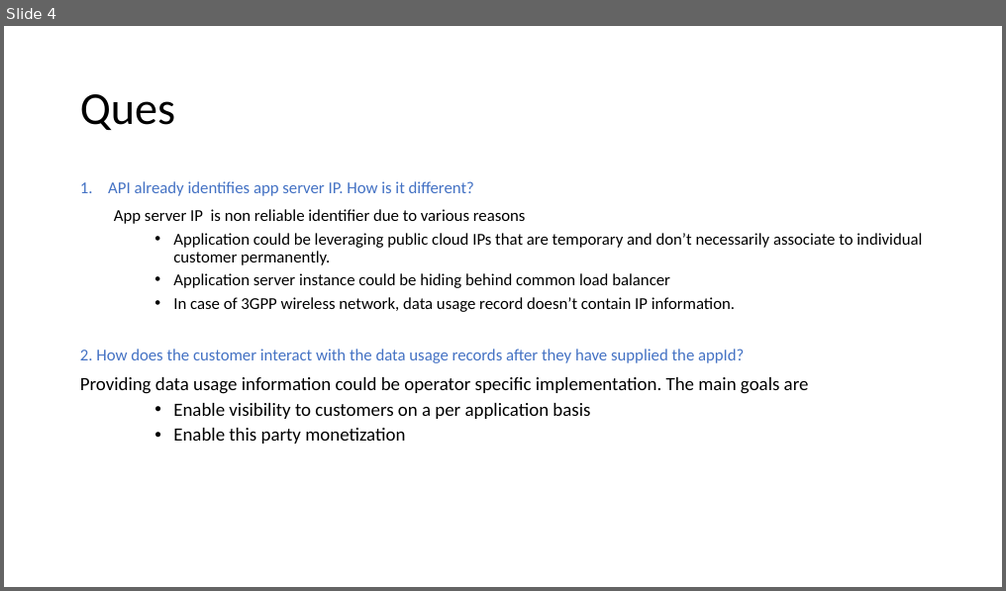
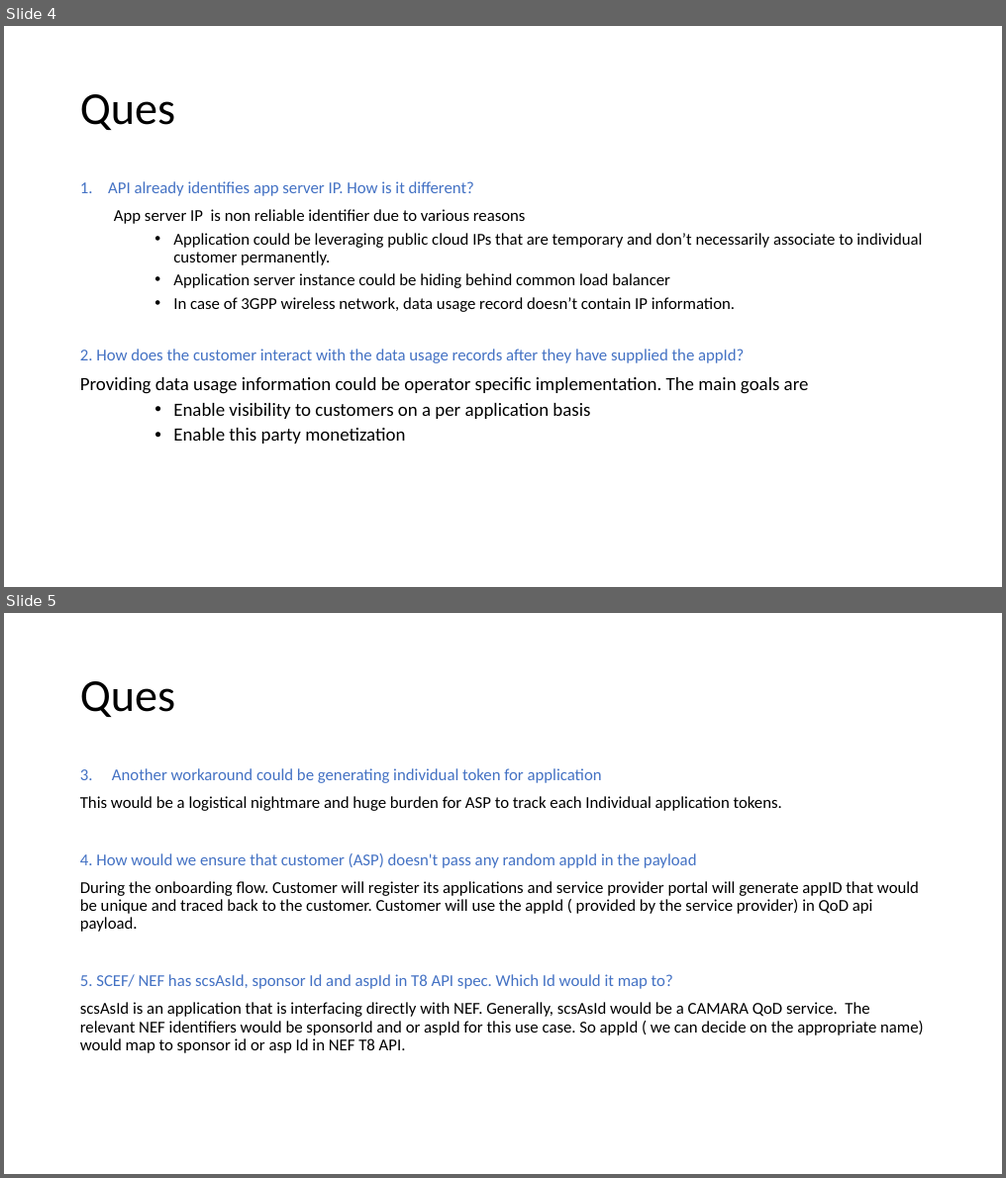
Before and after one commit to camaraproject/QualityOnDemand, a slide deck: documentation/SupportingDocuments/Presentations/Sponsor or App Id proposal.pptx. Shown one above the other, each under a label of ours: slide 4 before the commit, slides 4 and 5 after it. The pictures are 1006x591 and 1006x1178 pixels, drawn with LibreOffice and Linux fonts; fonts in the diff are those of the drawing. Boxes give left, top, right and bottom in pixels: in the first picture for what was removed or moved away, otherwise in the second. Text is boxed around its words. In the diff, an @@ line names an element or a change of style, - is before the commit and + after.

```diff
--- a/documentation/SupportingDocuments/Presentations/Sponsor or App Id proposal.pptx
+++ b/documentation/SupportingDocuments/Presentations/Sponsor or App Id proposal.pptx
@@ slide 5 added at (4,613,1002,1174), background #FFFFFF @@
@@ title added at (80,681,175,717), 44 pt, text #000000 @@
+Ques
@@ text added at (80,768,924,1054), 16 pt, text #000000 @@
+3. Another workaround could be generating individual token for application
+This would be a logistical nightmare and huge burden for ASP to track each Individual application tokens.
+4. How would we ensure that customer (ASP) doesn't pass any random appId in the payload
+During the onboarding flow. Customer will register its applications and service provider portal will generate appID that would be unique and traced back to the customer. Customer will use the appId ( provided by the service provider) in QoD api payload.
+5. SCEF/ NEF has scsAsId, sponsor Id and aspId in T8 API spec. Which Id would it map to?
+scsAsId is an application that is interfacing directly with NEF. Generally, scsAsId would be a CAMARA QoD service. The relevant NEF identifiers would be sponsorId and or aspId for this use case. So appId ( we can decide on the appropriate name) would map to sponsor id or asp Id in NEF T8 API.
```
Also in this commit, not shown: 3 slides changed.
